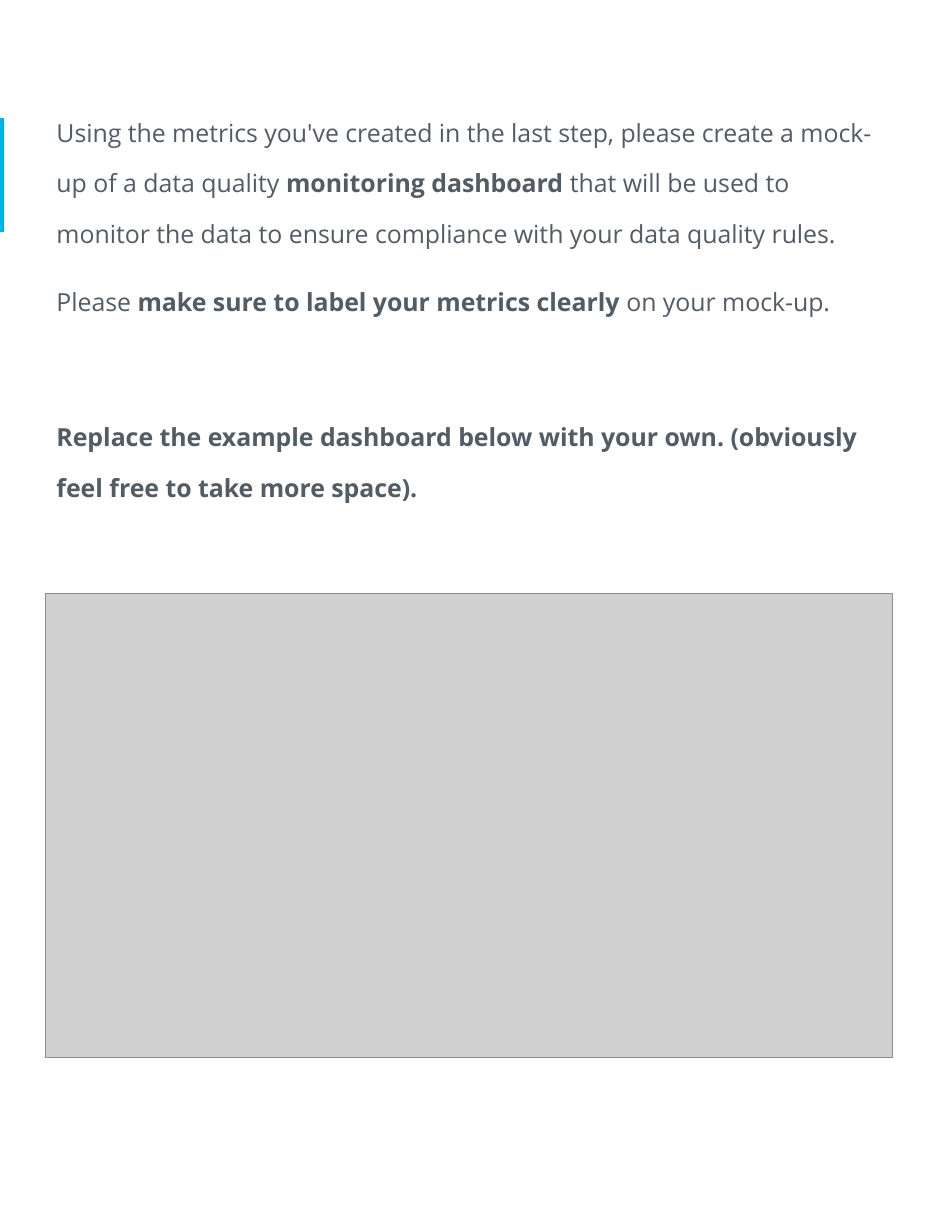
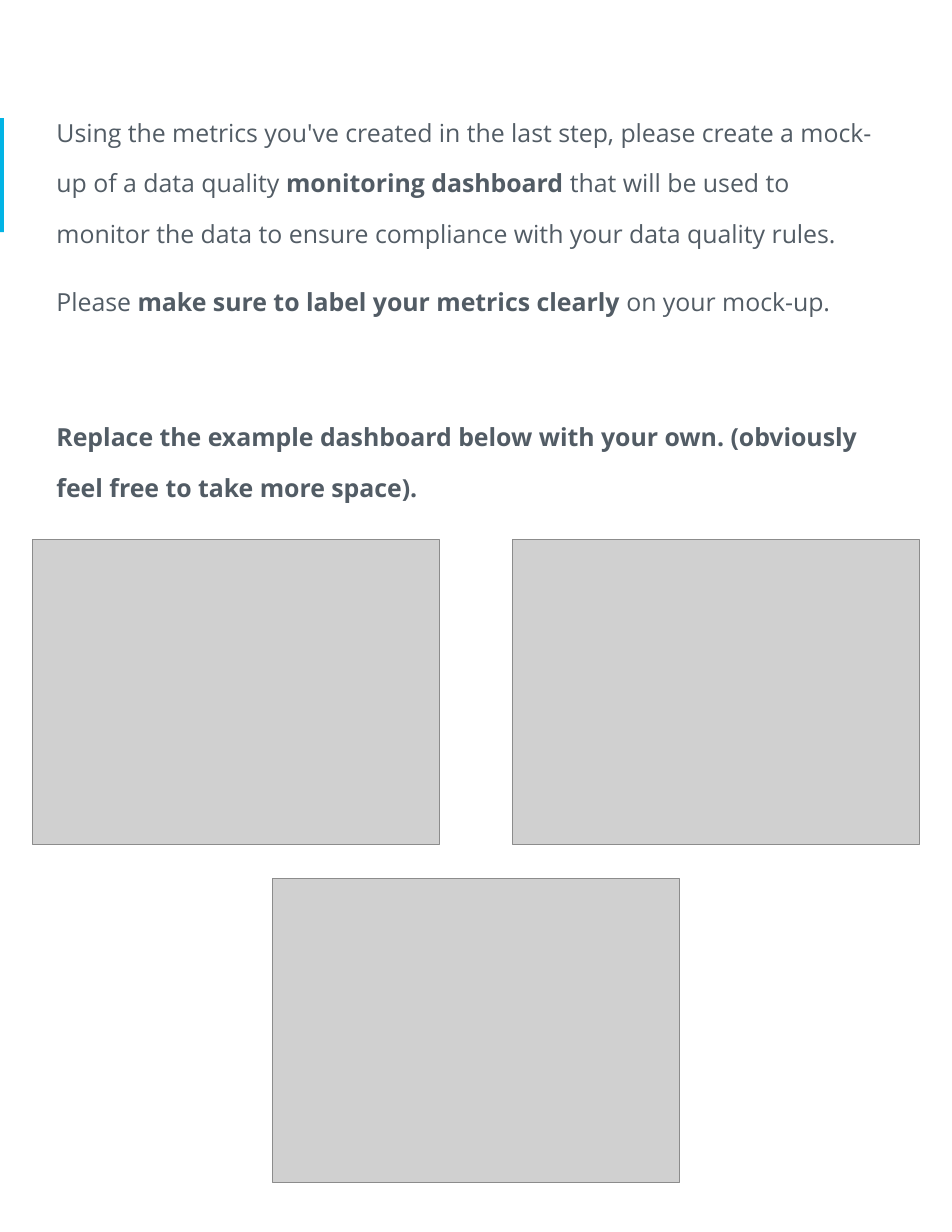
Before and after one commit to hereiamken/Udacity-Data-Architect, a slide deck: slide 12 of data-governance-at-sneaker-park/starter-template.pptx (slide 14 before the commit). Drawn at 952x1232 pixels with LibreOffice and Linux fonts; fonts in the diff are those of the drawing; grey boxes stand for pictures. Boxes give left, top, right and bottom in pixels: in the first picture for what was removed or moved away, otherwise in the second. Text is boxed around its words. In the diff, an @@ line names an element or a change of style, - is before the commit and + after.

```diff
--- a/data-governance-at-sneaker-park/starter-template.pptx
+++ b/data-governance-at-sneaker-park/starter-template.pptx
@@ picture added at <box>32,540,439,844</box> @@
@@ picture added at <box>513,540,920,844</box> @@
@@ picture removed at <box>45,594,892,1057</box> @@
@@ picture added at <box>273,878,680,1183</box> @@
```
Also in this commit, not shown: 5 other slides changed, 3 slides added, 5 slides removed, 8 other files.
